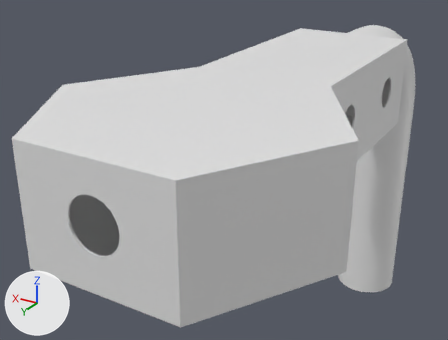
Before and after pictures for a commit that changed the Blender file Assets/_Danny/Blend Files/Rooms/Room_1_Model.blend.
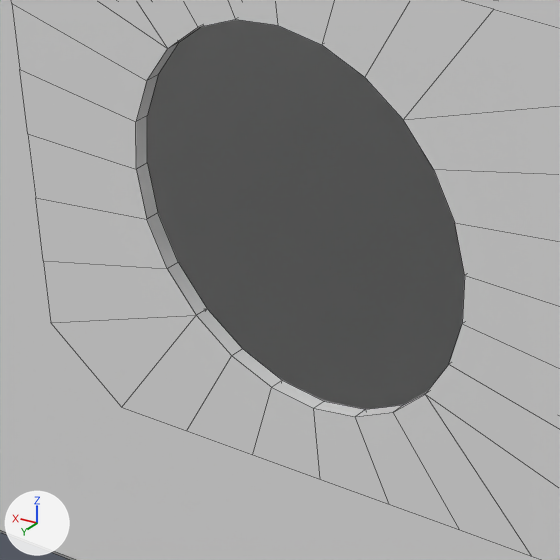
The first picture shows the older version from a 50 mm camera at (-7.7, 11.3, 7.4) aimed at (2.7, -6.1, -1.3). The close-ups show both versions on the part from 10% to 30% of the width and 56% to 82% of the height of that picture; other places that the commit changed are outside them. Lighting does not change. The marker at lower left points along +X, +Y and +Z. The close-ups show mesh edges as thin lines.

In view in the first close-up: 'BedroomFloor', 'BedroomWalls'.
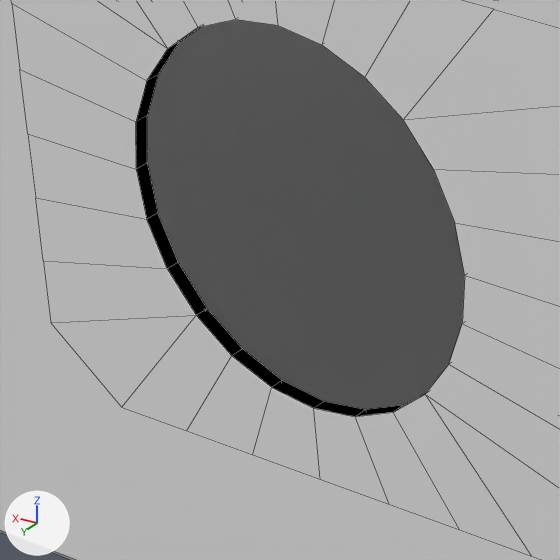
The edits, one by one:
me_mesh_006 has 786 vertices, 652 faces and spans x -4.01..4.02, y -10.52..3.45, z 0.0..3.0.
me_mesh_006 is used by ob_bedroomwalls; location (0.0, 0.0, 0.0).
me_mesh_006 part 1: 24 of the faces centred in x -0.65..0.66, y 3.43, z 0.96..2.27 switch from mat_walls (white #e7e7e7) to mat_black (black #000000).

What differs and where, as boxes [x1, y1, x2, y2] in the close-ups (560 x 560 px):
part 1 of me_mesh_006, recoloured (white to black): [136, 27, 427, 417] in both
